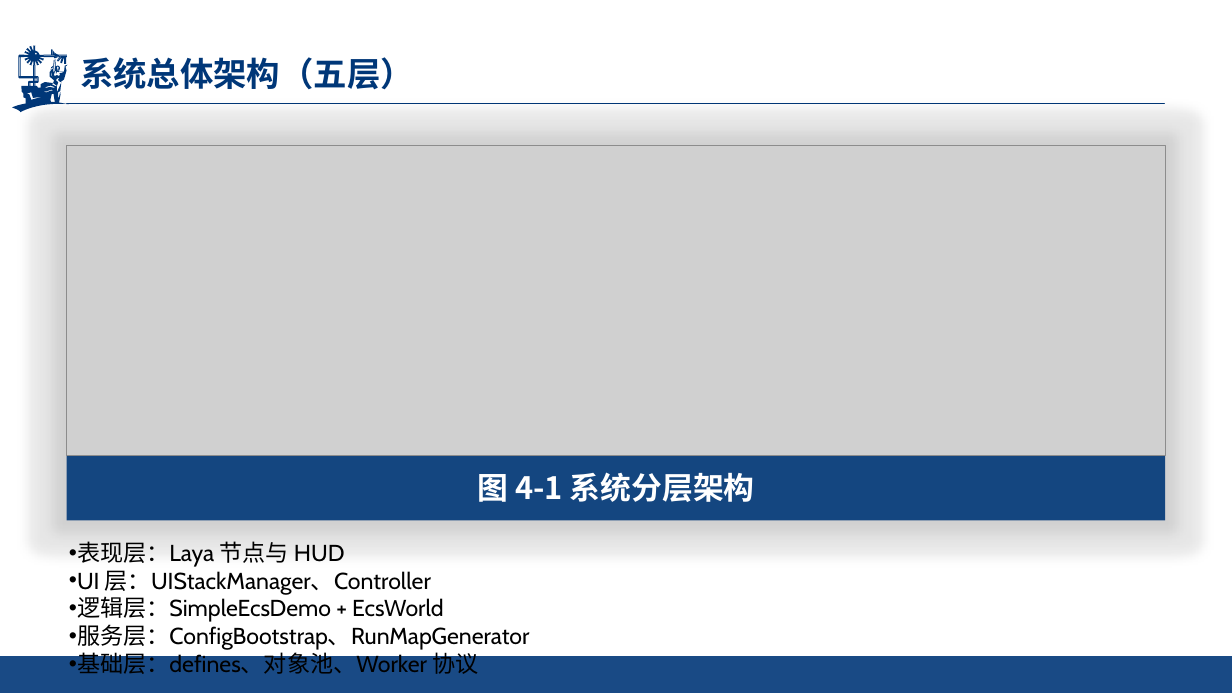
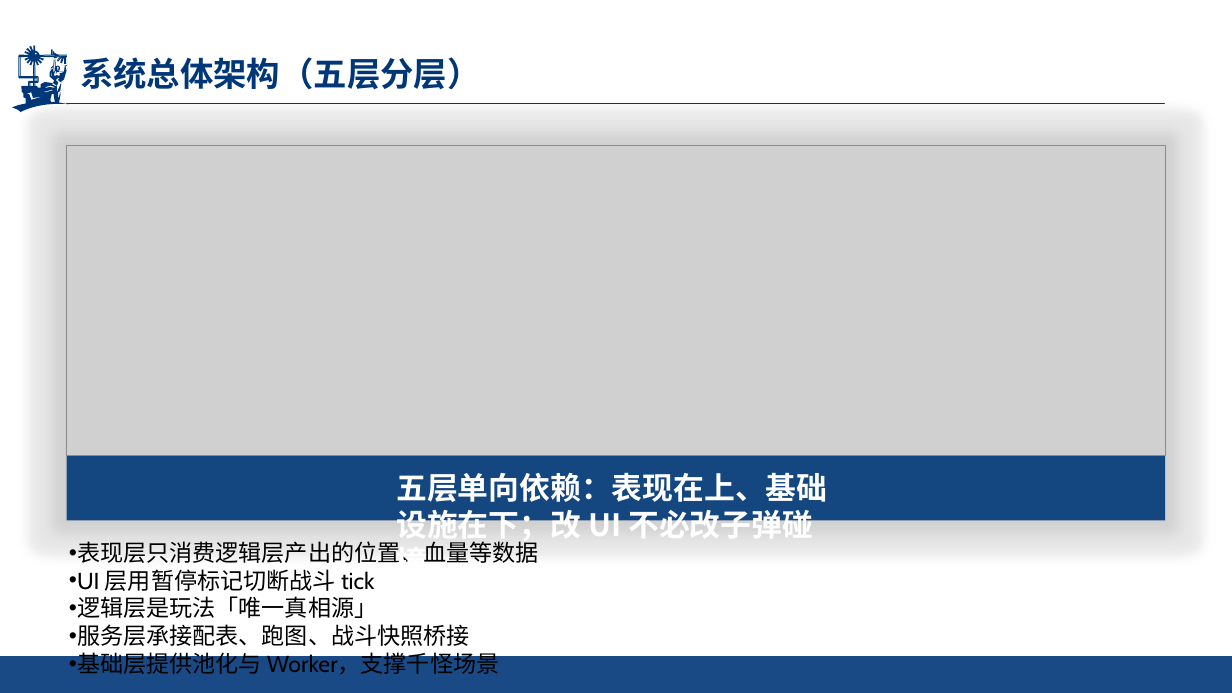
Before and after one commit to kir123456-1q/Survivor-And-Fight, a slide deck: slide 6 of SurvivorAndFight/SurvivorAndFight-毕业答辩PPT.pptx (slide 7 before the commit). Drawn at 1232x693 pixels with LibreOffice and Linux fonts; fonts in the diff are those of the drawing; grey boxes stand for pictures; background and template pictures are left out. Boxes give left, top, right and bottom in pixels: in the first picture for what was removed or moved away, otherwise in the second. Text is boxed around its words. In the diff, an @@ line names an element or a change of style, - is before the commit and + after.

```diff
--- a/SurvivorAndFight/SurvivorAndFight-毕业答辩PPT.pptx
+++ b/SurvivorAndFight/SurvivorAndFight-毕业答辩PPT.pptx
@@ title at bbox=[80, 57, 481, 90]: text changed @@
-系统总体架构（五层）
+系统总体架构（五层分层）
@@ text at bbox=[77, 472, 827, 674]: text changed @@
-图 4-1 系统分层架构
+五层单向依赖：表现在上、基础设施在下；改 UI 不必改子弹碰撞。
+图2 五层架构与依赖方向
@@ text at bbox=[77, 541, 539, 674]: text changed @@
-• 表现层：Laya 节点与 HUD
-• UI 层：UIStackManager、Controller
-• 逻辑层：SimpleEcsDemo + EcsWorld
-• 服务层：ConfigBootstrap、RunMapGenerator
-• 基础层：defines、对象池、Worker 协议
+• 表现层只消费逻辑层产出的位置、血量等数据
+• UI 层用暂停标记切断战斗 tick
+• 逻辑层是玩法「唯一真相源」
+• 服务层承接配表、跑图、战斗快照桥接
+• 基础层提供池化与 Worker，支撑千怪场景
```
Also in this commit, not shown: 9 other slides changed, 6 slides added, 4 slides removed, 17 other files.
